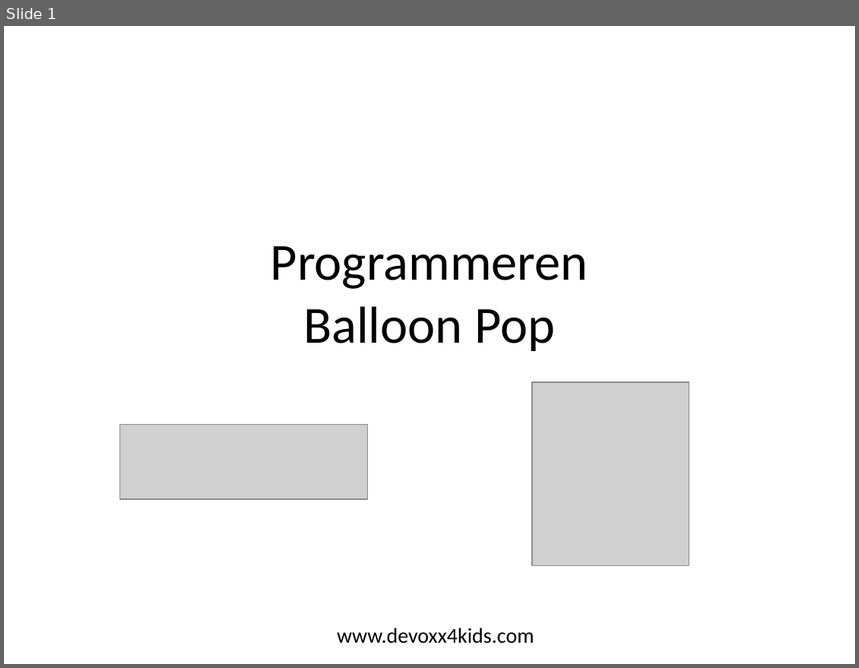
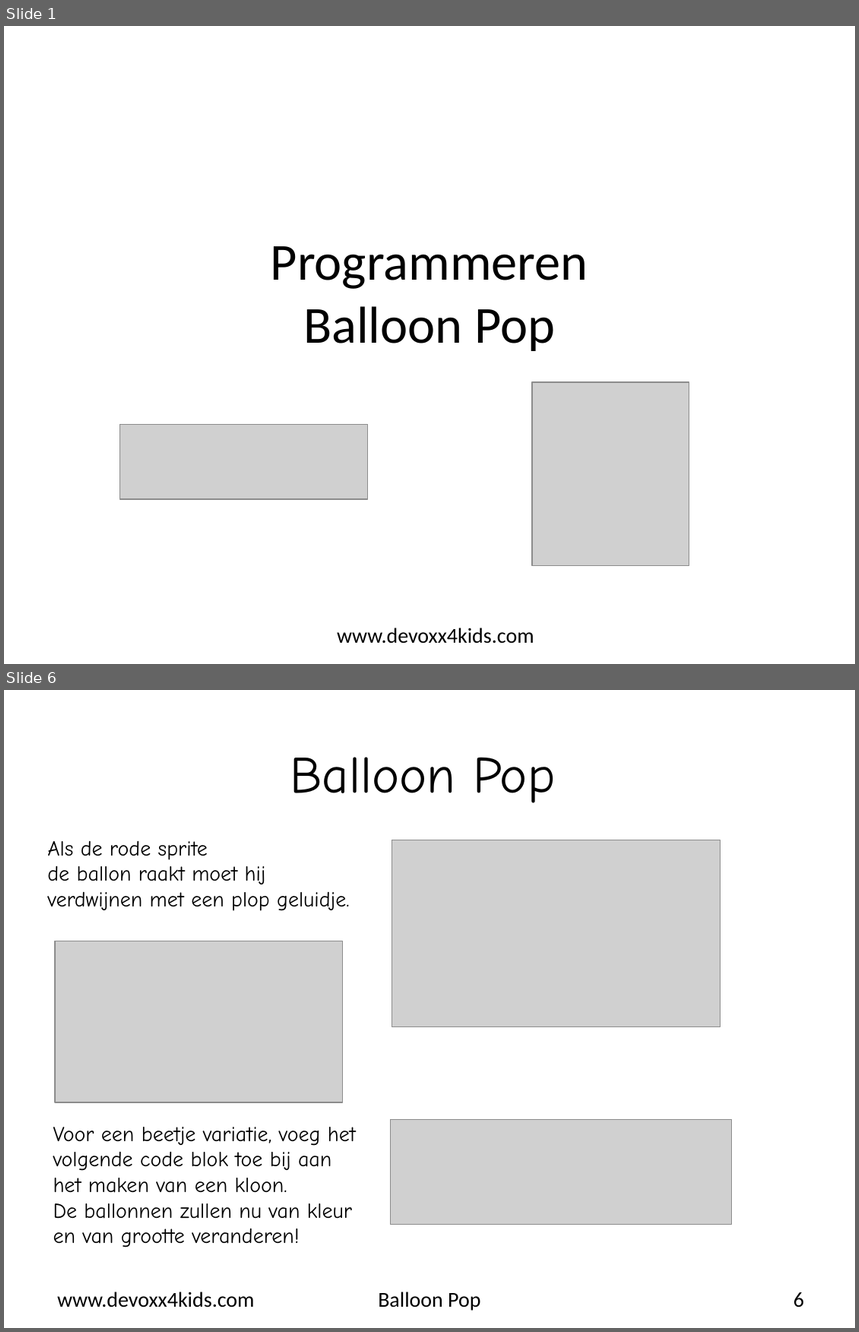
Before and after one commit to bertjan/openvalue-devoxx4kids, a slide deck: scratch-leapmotion/instructions/nl/Scratch-opdracht_04_BalloonPop.pptx. Shown one above the other, each under a label of ours: slide 1 before the commit, slides 1 and 6 after it; the slides between them are not shown. The pictures are 859x668 and 859x1332 pixels, drawn with LibreOffice and Linux fonts; fonts in the diff are those of the drawing; grey boxes stand for pictures; background and template pictures are left out. Boxes give left, top, right and bottom in pixels: in the first picture for what was removed or moved away, otherwise in the second. Text is boxed around its words. In the diff, an @@ line names an element or a change of style, - is before the commit and + after.

Commit message:
update instructions nl balloonpop

```diff
--- a/scratch-leapmotion/instructions/nl/Scratch-opdracht_04_BalloonPop.pptx
+++ b/scratch-leapmotion/instructions/nl/Scratch-opdracht_04_BalloonPop.pptx
@@ slide 6 added at (4,690,855,1328), background #FFFFFF @@
@@ title added at (290,757,555,803), 44 pt, text #000000 @@
+Balloon Pop
@@ text added at (47,841,349,911), 18 pt, text #000000 @@
+Als de rode sprite de ballon raakt moet hij
+verdwijnen met een plop geluidje.
@@ picture added at (392,840,720,1027) @@
@@ picture added at (55,941,343,1103) @@
@@ picture added at (390,1120,732,1224) @@
@@ text added at (53,1127,356,1248), 18 pt, text #000000 @@
+Voor een beetje variatie, voeg het volgende code blok toe bij aan het maken van een kloon.
+De ballonnen zullen nu van kleur en van grootte veranderen!
@@ text added at (57,1292,255,1308), 18 pt, text #000000 @@
+www.devoxx4kids.com
@@ text added at (378,1292,481,1311), 18 pt, text #000000 @@
+Balloon Pop
@@ page number added at (794,1293,804,1308), 18 pt, text #000000 @@
+6
```
Also in this commit, not shown: 7 slides changed.
